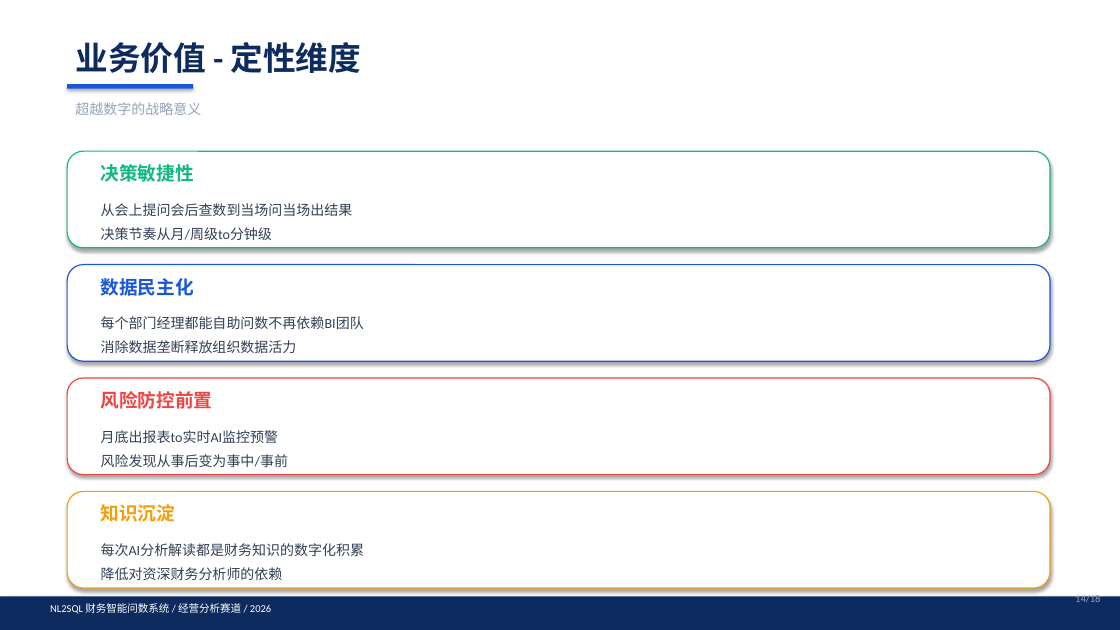
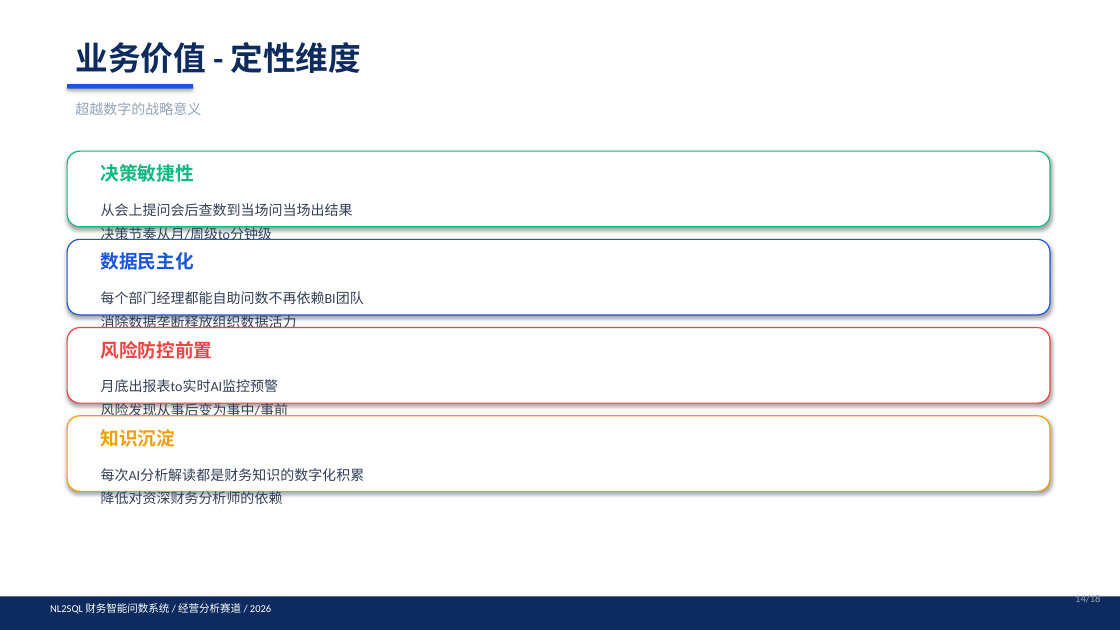
Before and after one commit to Jared-Nathan-Su/nlwsql-finance, a slide deck: slide 14 of docs/NL2SQL_答辩PPT.pptx. Drawn at 1120x630 pixels with LibreOffice and Linux fonts; fonts in the diff are those of the drawing. Boxes give left, top, right and bottom in pixels: in the first picture for what was removed or moved away, otherwise in the second. Text is boxed around its words. In the diff, an @@ line names an element or a change of style, - is before the commit and + after.

```diff
--- a/docs/NL2SQL_答辩PPT.pptx
+++ b/docs/NL2SQL_答辩PPT.pptx
@@ rounded rectangle: place and size @@
-rounded rectangle at box(67, 151, 1050, 248)
+rounded rectangle at box(67, 151, 1050, 227)
@@ rounded rectangle: place and size @@
-rounded rectangle at box(67, 265, 1050, 361)
+rounded rectangle at box(67, 239, 1050, 315)
@@ text "数据民主化": place and size @@
-text "数据民主化" at box(101, 278, 194, 296)
+text "数据民主化" at box(101, 252, 194, 270)
@@ text "每个部门经理都能自助问数不再依赖BI团队": place and size @@
-text "每个部门经理都能自助问数不再依赖BI团队" at box(101, 316, 364, 353)
+text "每个部门经理都能自助问数不再依赖BI团队" at box(101, 291, 364, 331)
@@ rounded rectangle: place and size @@
-rounded rectangle at box(67, 378, 1050, 475)
+rounded rectangle at box(67, 328, 1050, 403)
@@ text "风险防控前置": place and size @@
-text "风险防控前置" at box(101, 391, 213, 409)
+text "风险防控前置" at box(101, 341, 213, 359)
@@ text "月底出报表to实时AI监控预警": place and size @@
-text "月底出报表to实时AI监控预警" at box(101, 430, 288, 467)
+text "月底出报表to实时AI监控预警" at box(101, 379, 288, 419)
@@ rounded rectangle: place and size @@
-rounded rectangle at box(67, 492, 1050, 588)
+rounded rectangle at box(67, 416, 1050, 492)
@@ text "知识沉淀": place and size @@
-text "知识沉淀" at box(101, 504, 175, 522)
+text "知识沉淀" at box(101, 429, 175, 447)
@@ text "每次AI分析解读都是财务知识的数字化积累": place and size @@
-text "每次AI分析解读都是财务知识的数字化积累" at box(101, 543, 364, 580)
+text "每次AI分析解读都是财务知识的数字化积累" at box(101, 468, 365, 504)
```
Also in this commit, not shown: 5 other slides changed, 1 other file.
